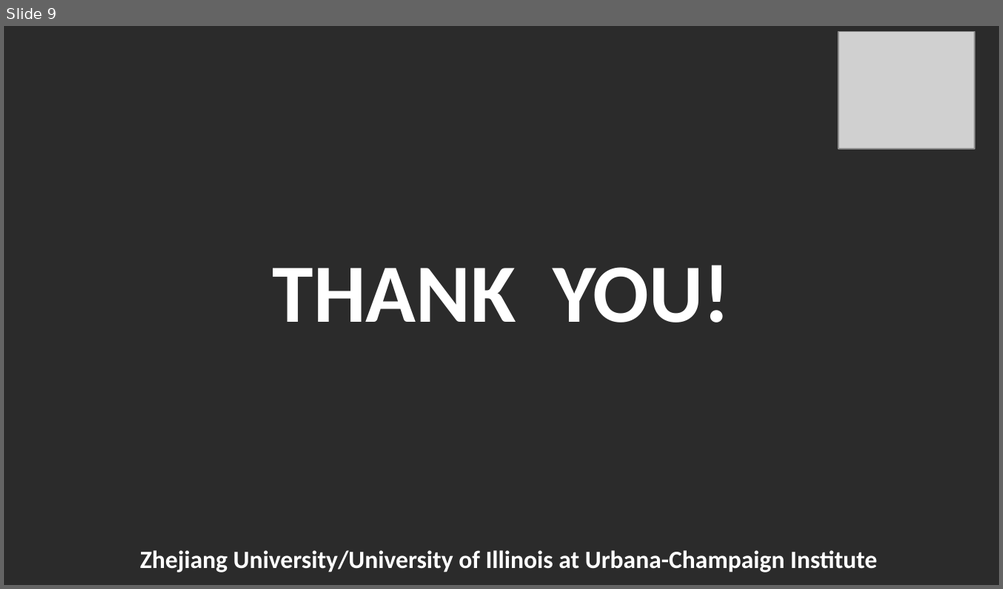
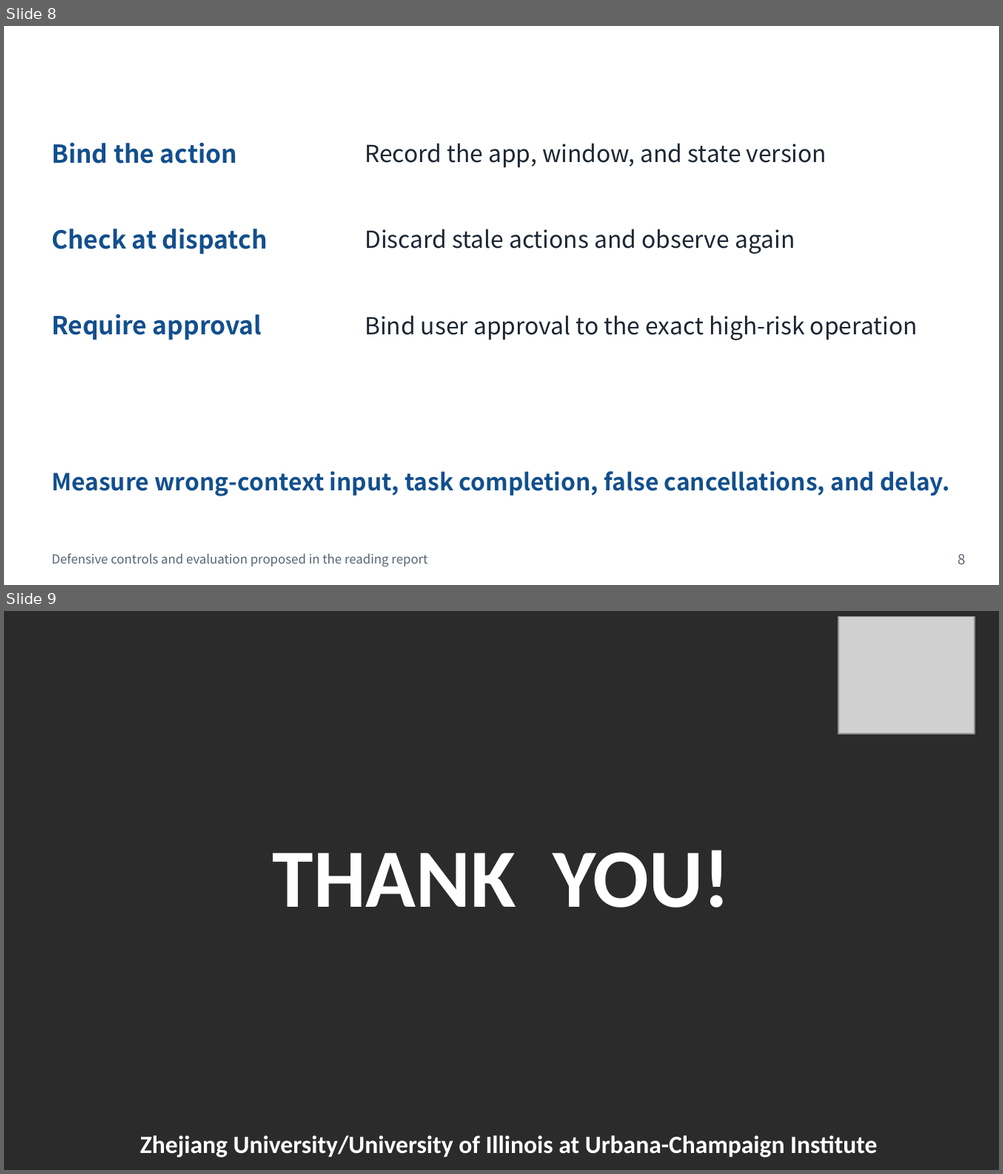
Before and after one commit to Novakru/ZJU-assignment-reports, a slide deck: submission/presentation.pptx. Shown one above the other, each under a label of ours: slide 9 before the commit, slides 8 and 9 after it. The pictures are 1003x589 and 1003x1174 pixels, drawn with LibreOffice and Linux fonts; fonts in the diff are those of the drawing; grey boxes stand for pictures; background and template pictures are left out; a plain dark background stands for a picture behind light text. Boxes give left, top, right and bottom in pixels: in the first picture for what was removed or moved away, otherwise in the second. Text is boxed around its words. In the diff, an @@ line names an element or a change of style, - is before the commit and + after.

```diff
--- a/submission/presentation.pptx
+++ b/submission/presentation.pptx
@@ slide 8 added at bbox=[4, 26, 999, 585], background #FFFFFF @@
@@ text added at bbox=[36, 30, 782, 69], 18 pt, text #FFFFFF, bold @@
+Controls at Input Dispatch
@@ text added at bbox=[911, 28, 976, 66], 18 pt, text #FFFFFF, bold @@
+ZJUI
@@ text added at bbox=[51, 142, 237, 164], 18 pt, text #124F8D, bold @@
+Bind the action
@@ text added at bbox=[364, 143, 827, 168], 17 pt, text #1C2633 @@
+Record the app, window, and state version
@@ text added at bbox=[51, 228, 267, 255], 18 pt, text #124F8D, bold @@
+Check at dispatch
@@ text added at bbox=[364, 229, 794, 254], 17 pt, text #1C2633 @@
+Discard stale actions and observe again
@@ text added at bbox=[51, 314, 262, 340], 18 pt, text #124F8D, bold @@
+Require approval
@@ text added at bbox=[364, 315, 917, 340], 17 pt, text #1C2633 @@
+Bind user approval to the exact high-risk operation
@@ text added at bbox=[51, 471, 949, 497], 17 pt, text #124F8D, bold @@
+Measure wrong-context input, task completion, false cancellations, and delay.
@@ text added at bbox=[51, 554, 427, 567], 9 pt, text #586470 @@
+Defensive controls and evaluation proposed in the reading report
@@ text added at bbox=[958, 554, 965, 565], 10 pt, text #586470 @@
+8
```
Also in this commit, not shown: 1 slide changed, 8 other slides added, 9 slides removed, 22 other files.
